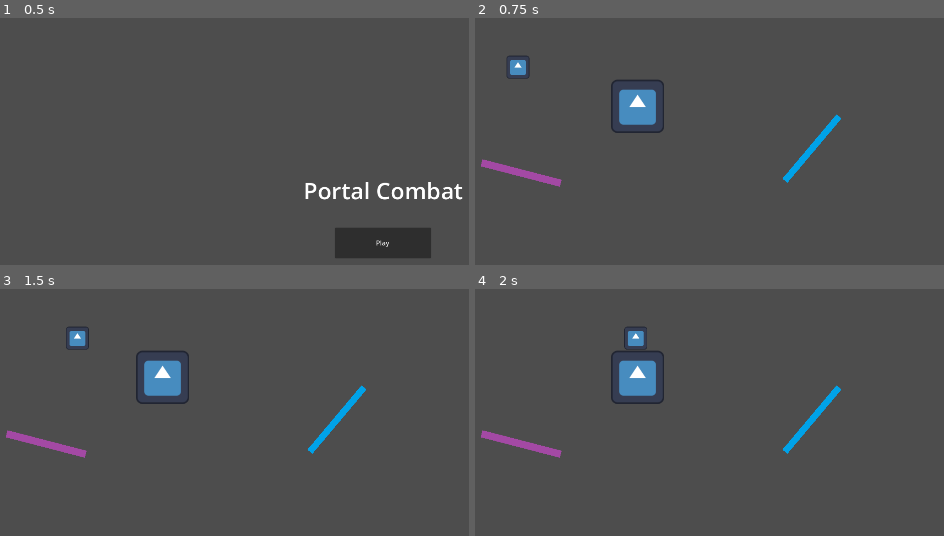
Above: before the commit, frames 1-4 (two rows, left to right).
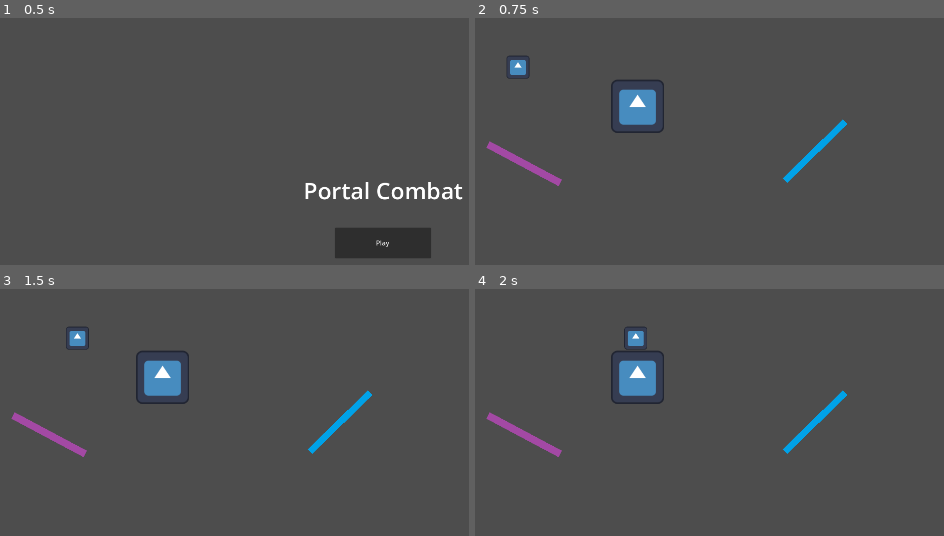
Above: after the commit, the same moments.

Repository: Atticus-Atticus/Portal-Combat
Game: Godot game, scene res://Scenes/MainMenu.tscn
Same seed, same stepped clock (60 frames per second), same inputs: the game is played once before the commit and once after it. The project has no main scene, so this scene is started directly. The engine's default icon, where the game draws it, is replaced by a stand-in: a white triangle on a blue panel in a dark square.
Inputs:
- Up to frame 1 (0.5 s): no input
- Up to frame 2 (0.75 s): click "Play" at 0.5 s
- Up to frame 3 (1.5 s): tap Enter at 1.25 s; hold D (RIGHT) from 1.28 s (still down)
- Up to frame 4 (2 s): keep holding D (RIGHT)

Frame 1 is identical in both runs. In frame 2, 1.5% of the frame differs, in the area x 1-80%, y 38-69%; in frame 3, 1.5%; in frame 4, 1.5%.

Commit message:
made both portals work

Diff:
--- a/Scenes/TestLevel.tscn
+++ b/Scenes/TestLevel.tscn
@@ -45,7 +45,7 @@
 
 [node name="Leftport" type="Area2D" parent="."]
 position = Vector2(249, 391)
-rotation = 0.253073
+rotation = 0.4892
 
 [node name="CollisionShape2D" type="CollisionShape2D" parent="Leftport"]
 position = Vector2(-100, 0)
@@ -59,7 +59,7 @@
 
 [node name="Rightport" type="Area2D" parent="."]
 position = Vector2(788, 394)
-rotation = 2.27067
+rotation = 2.36667
 
 [node name="CollisionShape2D" type="CollisionShape2D" parent="Rightport"]
 position = Vector2(-100, 0)
--- a/Scripts/Rightportscript.gd
+++ b/Scripts/Rightportscript.gd
@@ -13,5 +13,24 @@
 
 
 
+
+
+	pass
+
+
+
 func _on_rightport_body_entered(body: Node2D) -> void:
-	pass
+	var xtemp : float
+	var ytemp : float
+
+	ytemp = $"../../Leftport".position.y - ((sqrt(pow(body.position.y - $"..".position.y,2) + pow(body.position.x - $"..".position.x,2))) * sin($"../../Leftport".rotation)) + 60 * sin($"../../Leftport".rotation - PI / 2)
+	xtemp = $"../../Leftport".position.x - ((sqrt(pow(body.position.y - $"..".position.y,2) + pow(body.position.x - $"..".position.x,2))) * cos($"../../Leftport".rotation)) + 60 * cos($"../../Leftport".rotation - PI / 2)
+	body.position.x = xtemp
+	body.position.y = ytemp
+
+
+	ytemp = ((sqrt(pow(body.velocity.x,2) + pow(body.velocity.y,2))) * sin($"../../Leftport".rotation - (PI / 2)))
+	xtemp =  ((sqrt(pow(body.velocity.x,2) + pow(body.velocity.y,2))) * cos($"../../Leftport".rotation - (PI / 2)))
+	body.velocity.x = xtemp
+	body.velocity.y =  ytemp
+	pass # Replace with function body.
--- a/Scripts/leftportscript.gd
+++ b/Scripts/leftportscript.gd
@@ -12,12 +12,12 @@
 
 
 func _on_leftport_body_entered(body: Node2D) -> void:
+	#if body.position.x < $".."
 	var xtemp : float
 	var ytemp : float
-	var lefttemp : float
 
-	ytemp = $"../../Rightport".position.y - ((sqrt(pow(body.position.y - $"..".position.y,2) + pow(body.position.x - $"..".position.x,2))) * sin($"../../Rightport".rotation))
-	xtemp = $"../../Rightport".position.x - ((sqrt(pow(body.position.y - $"..".position.y,2) + pow(body.position.x - $"..".position.x,2))) * cos($"../../Rightport".rotation))
+	ytemp = $"../../Rightport".position.y - ((sqrt(pow(body.position.y - $"..".position.y,2) + pow(body.position.x - $"..".position.x,2))) * sin($"../../Rightport".rotation)) + 60 * sin($"../../Rightport".rotation - PI / 2)
+	xtemp = $"../../Rightport".position.x - ((sqrt(pow(body.position.y - $"..".position.y,2) + pow(body.position.x - $"..".position.x,2))) * cos($"../../Rightport".rotation)) + 60 * cos($"../../Rightport".rotation - PI / 2)
 	body.position.x = xtemp
 	body.position.y = ytemp
 
